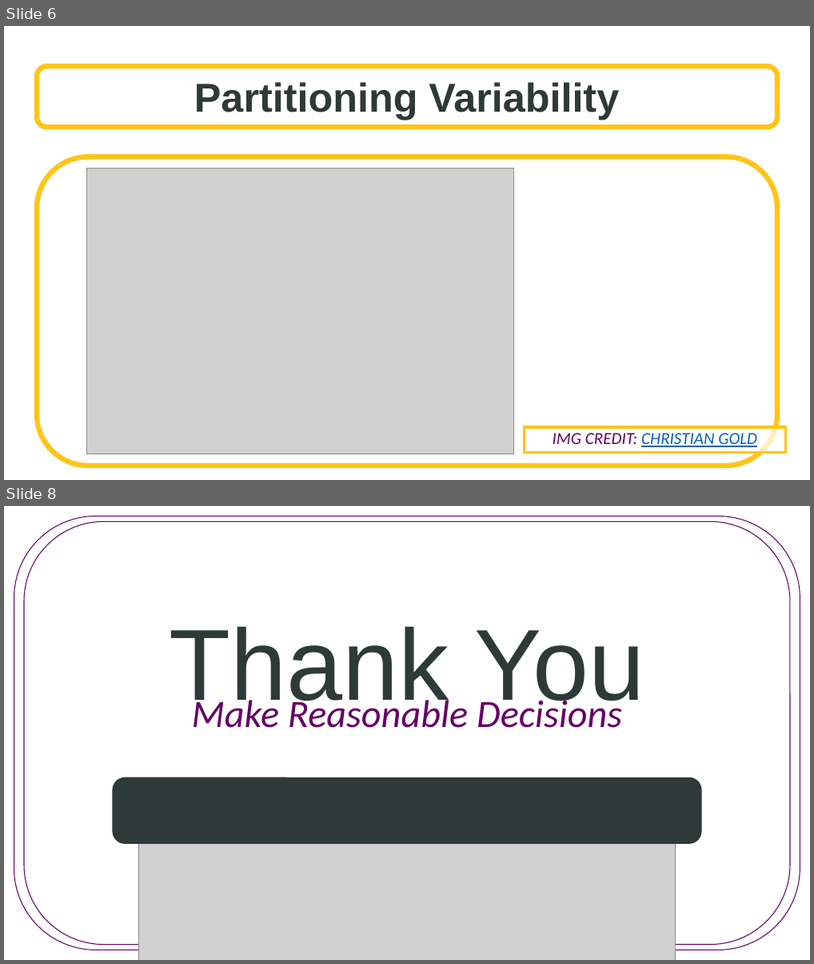
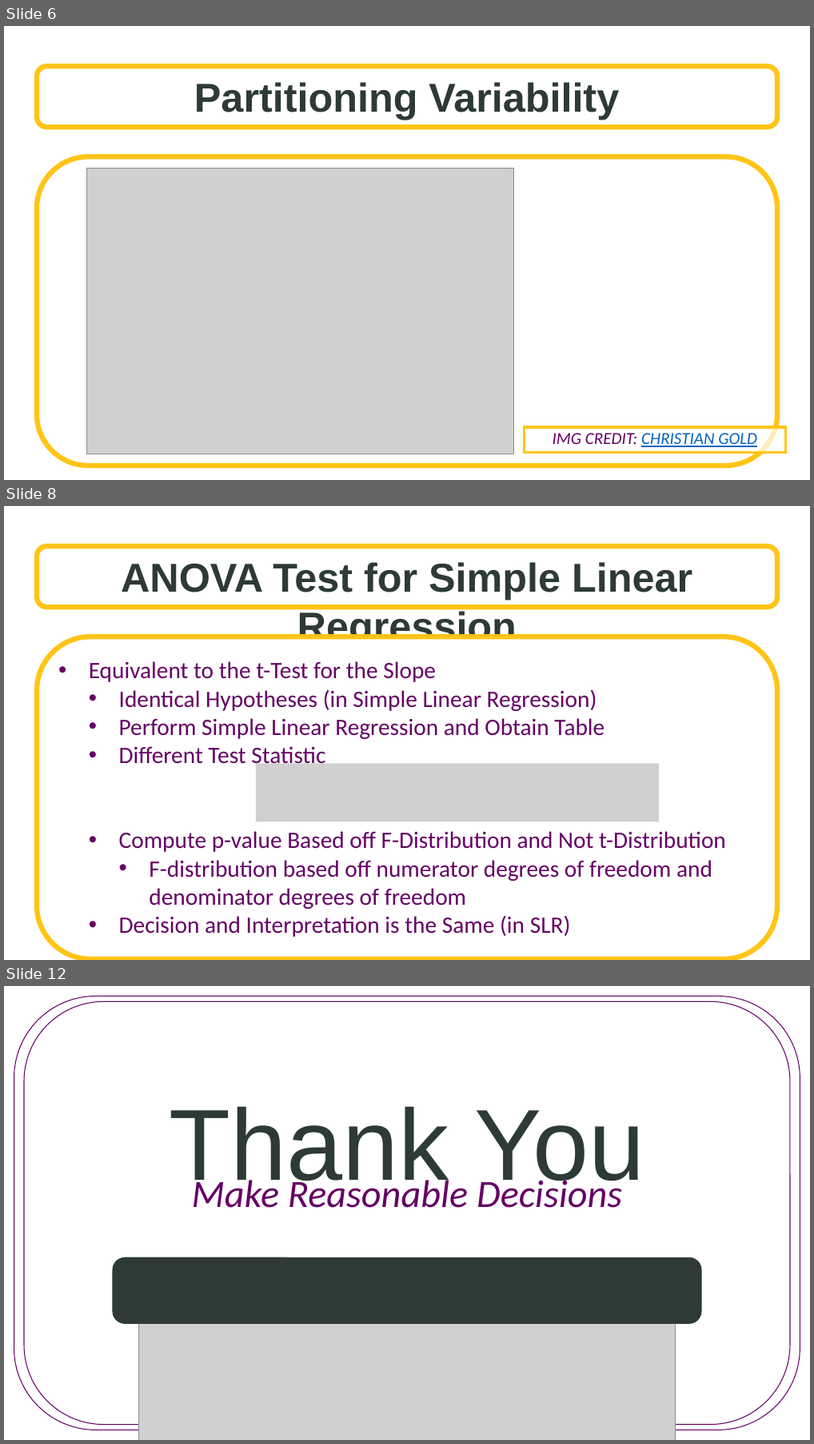
Before and after one commit to SuperMarioGiacomazzo/STOR455_WEBSITE, a slide deck: Lectures/10 - Partitioning Variability - ANOVA.pptx. Shown one above the other, each under a label of ours: slides 6 and 8 before the commit, slides 6, 8 and 12 after it; the slides between them are not shown. The pictures are 814x964 and 814x1444 pixels, drawn with LibreOffice and Linux fonts; fonts in the diff are those of the drawing; grey boxes stand for pictures; background and template pictures are left out. Boxes give left, top, right and bottom in pixels: in the first picture for what was removed or moved away, otherwise in the second. Text is boxed around its words. In the diff, an @@ line names an element or a change of style, - is before the commit and + after.

```diff
--- a/Lectures/10 - Partitioning Variability - ANOVA.pptx
+++ b/Lectures/10 - Partitioning Variability - ANOVA.pptx
@@ slide 8 added at bbox=[4, 506, 810, 960], background picture (left out) @@
@@ rounded rectangle added at bbox=[37, 546, 778, 607], fill #FFFFFF at 70% opacity, outline #FFC416 6 pt, 48 pt, text #2D3A37, bold @@
+ANOVA Test for Simple Linear Regression
@@ rounded rectangle added at bbox=[37, 636, 778, 959], fill #FFFFFF, outline #FFC416 6 pt, 28 pt, text #660066 @@
+• Equivalent to the t-Test for the Slope
+  • Identical Hypotheses (in Simple Linear Regression)
+  • Perform Simple Linear Regression and Obtain Table
+  • Different Test Statistic
+  • Compute p-value Based off F-Distribution and Not t-Distribution
+    • F-distribution based off numerator degrees of freedom and denominator degrees of freedom
+  • Decision and Interpretation is the Same (in SLR)
@@ picture added at bbox=[256, 763, 660, 822] @@
@@ what was slide 8 is now slide 12 @@
```
Also in this commit, not shown: 1 slide changed, 3 other slides added, 3 other files.
